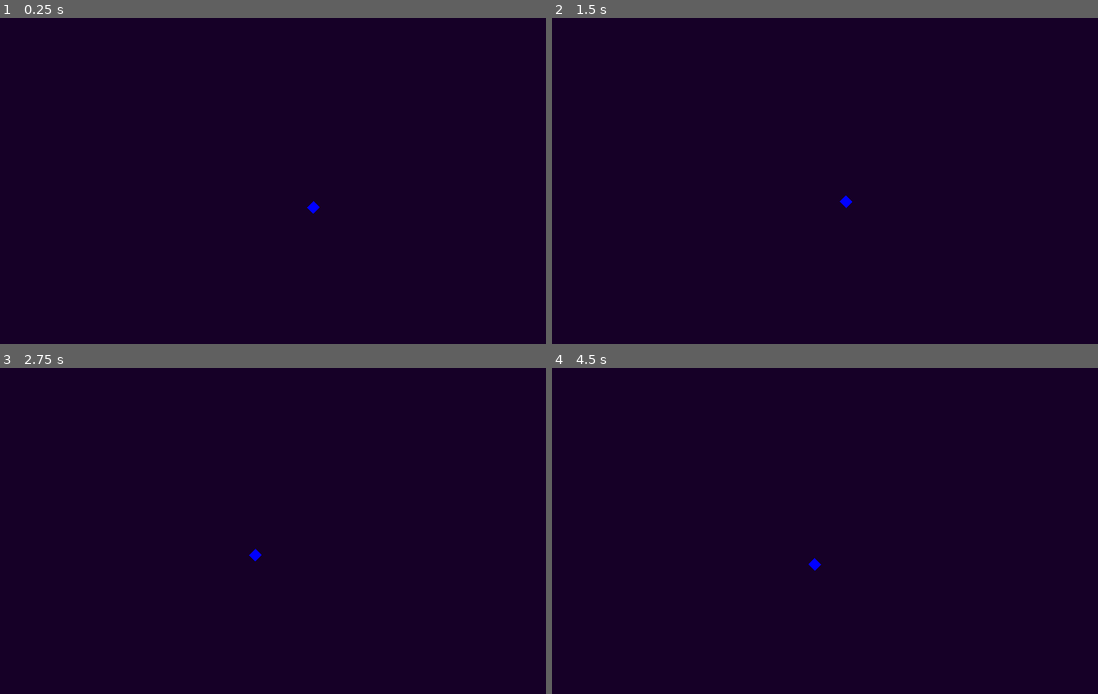
Above: before the commit, frames 1-4 (two rows, left to right).
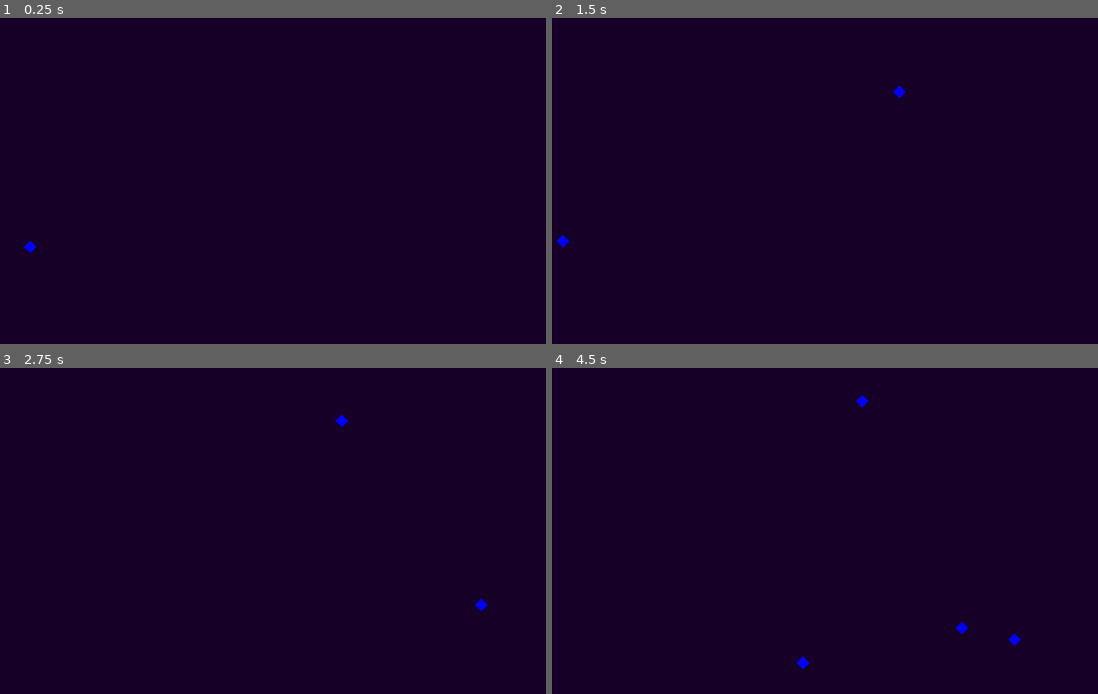
Above: after the commit, the same moments.

Repository: emilasheras/synth-mobs
Game: Godot game, scene res://PoYoGi.tscn
Two runs of this game, one before a commit and one after it. Both use one fixed random seed, a clock stepped at 60 frames per second and the inputs below.
Inputs:
- Up to frame 1 (0.25 s): no input
- Up to frame 2 (1.5 s): tap Enter at 0.5 s
- Up to frame 3 (2.75 s): tap Space at 2 s
- Up to frame 4 (4.5 s): tap Enter at 3.5 s

The runs differ from the first frame. In frame 1, less than 0.1% of the frame differs, in the area x 4-59%, y 56-73%; in frame 2, 0.1%; in frame 3, 0.1%; in frame 4, 0.3%, in the area x 44-86%, y 8-93%.

Commit message:
moved camera to positive values quadrant. Fixed a bit the background script for it

Diff:
--- a/Environments/Game1Space.gd
+++ b/Environments/Game1Space.gd
@@ -1,11 +1,30 @@
 extends Node2D
 
 var poMobModel = preload("res://Modules/MobModule/Models/Po.tscn")
-var YoMobModel = preload("res://Modules/MobModule/Models/Yo.tscn")
+var yoMobModel = preload("res://Modules/MobModule/Models/Yo.tscn")
 
 func _ready():
-	print("Type of poMobModel:", typeof(poMobModel), poMobModel)
-	print("Testing get_state: ", poMobModel.get_state())
-	var mobInstance = poMobModel.instantiate()
+	#testCreature(poMobModel)
+	spawn_creatures(5)
+
+#func testCreature(mobModel):
+	#print("Type of poMobModel:", typeof(poMobModel), poMobModel)
+	#print("Testing get_state: ", poMobModel.get_state())
+
+func spawnMobAt(mobModel, coordinates):
+	var mobInstance = mobModel.instantiate()
 	add_child(mobInstance)
-	mobInstance.position = Vector2(randf_range(0,100), randf_range(0,100))
+	mobInstance.position = Vector2(coordinates[0], coordinates[1])
+
+func spawn_creatures(amount: int):
+	# This function spawns `amount` creatures, with a 1-second gap between each
+	var viewport = get_viewport_rect()
+	print("max X: X({x}) and Y({y})".format({"x":viewport.size.x,"y":viewport.size.y}))
+	for i in range(amount):
+		var posX = randf_range(0, viewport.size.x)
+		var posY = randf_range(0, viewport.size.y)
+		print("Spawned at: X({x}) and Y({y})".format({"x":posX,"y":posY}))
+		spawnMobAt(poMobModel, [posX, posY])
+
+		# Wait for 1 second before continuing the loop
+		await get_tree().create_timer(1.0).timeout
--- a/Modules/BackgroundModule/Components/BackgroundResize.gd
+++ b/Modules/BackgroundModule/Components/BackgroundResize.gd
@@ -16,3 +16,6 @@
 
 	# Apply the uniform scale factor to maintain the aspect ratio
 	self.scale = Vector2(scaleFactor, scaleFactor)
+
+	# Move to the center of the camera vey todo: add a singleton static access for this values
+	self.position = Vector2(960, 540)
--- a/PoYoGi.tscn
+++ b/PoYoGi.tscn
@@ -8,5 +8,6 @@
 script = SubResource("GDScript_5qhw0")
 
 [node name="Camera2D" type="Camera2D" parent="."]
+position = Vector2(960, 540)
 
 [node name="Game1Space" parent="." instance=ExtResource("1_bxo80")]
--- a/project.godot
+++ b/project.godot
@@ -20,6 +20,7 @@
 window/size/viewport_width=1920
 window/size/viewport_height=1080
 window/size/mode=3
+window/size/initial_position_type=2
 window/stretch/mode="viewport"
 
 [rendering]
